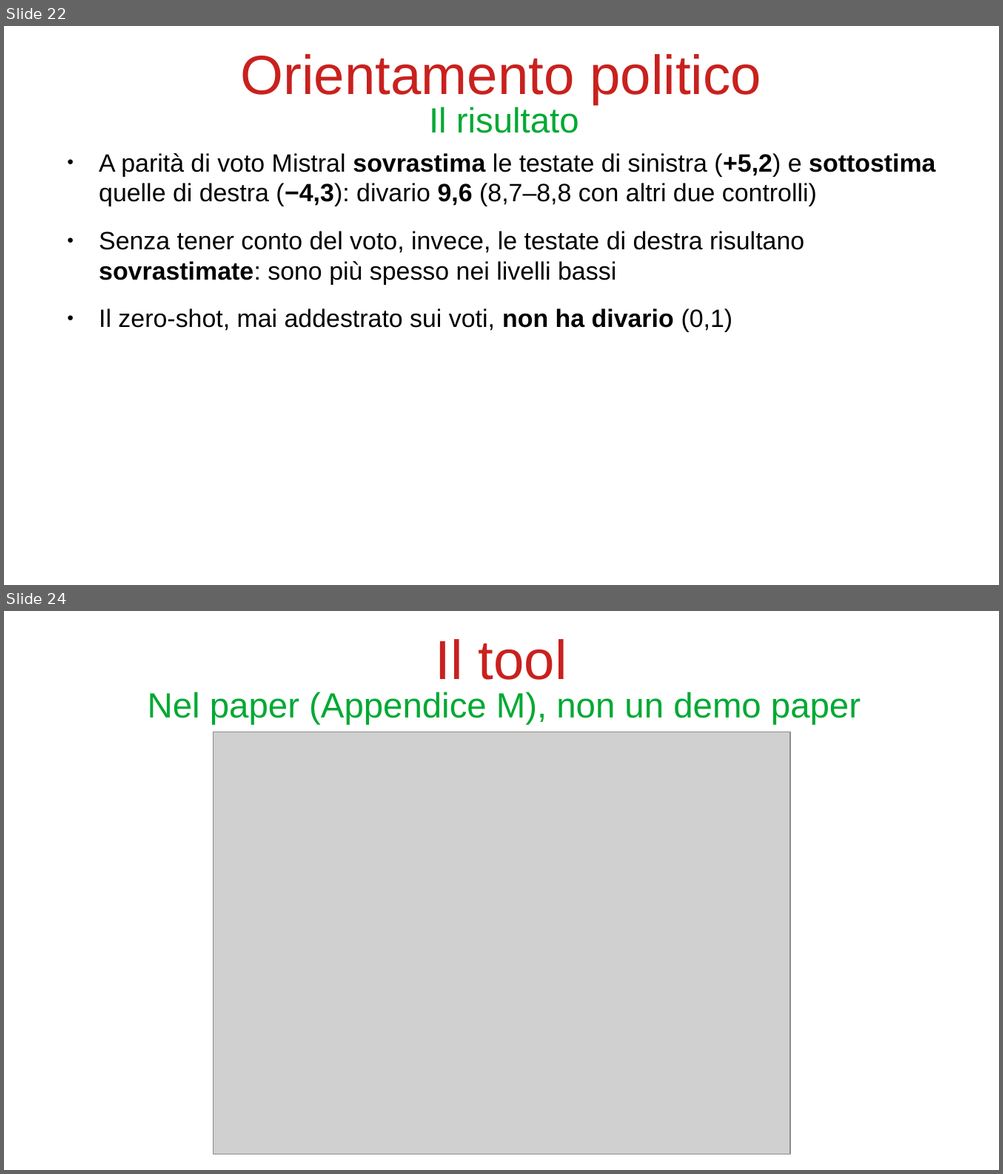
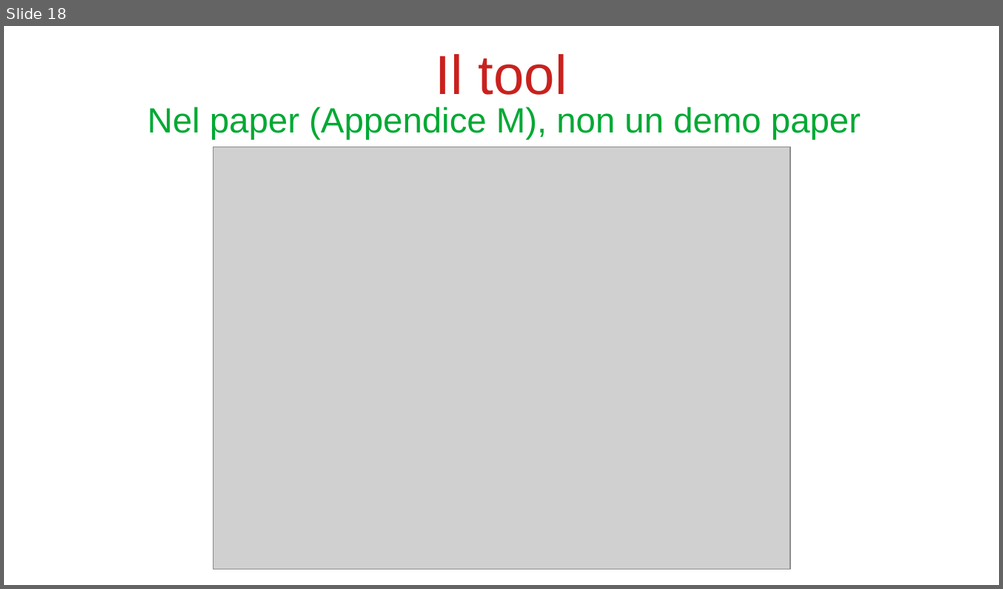
Before and after one commit to bianchi-john/PublisherClassification, a slide deck: Presentazioni/Paper rivista/PaperRivista.odp. Shown one above the other, each under a label of ours: slides 22 and 24 before the commit, slide 18 after it; the slides between them are not shown. The pictures are 1003x1174 and 1003x589 pixels, drawn with LibreOffice and Linux fonts; fonts in the diff are those of the drawing; grey boxes stand for pictures. Boxes give left, top, right and bottom in pixels: in the first picture for what was removed or moved away, otherwise in the second. Text is boxed around its words. In the diff, an @@ line names an element or a change of style, - is before the commit and + after.

```diff
--- a/Presentazioni/Paper rivista/PaperRivista.odp
+++ b/Presentazioni/Paper rivista/PaperRivista.odp
@@ slide 22 removed at bbox=[4, 26, 999, 585], background #FFFFFF @@
@@ title removed at bbox=[241, 54, 761, 104] @@
-Orientamento politico
@@ title removed at bbox=[429, 107, 579, 133] @@
-Il risultato
@@ text removed at bbox=[99, 153, 935, 332] @@
-● A parità di voto Mistral sovrastima le testate di sinistra (+5,2) e sottostima quelle di destra (−4,3): divario 9,6 (8,7–8,8 con altri due controlli)
-● Senza tener conto del voto, invece, le testate di destra risultano sovrastimate: sono più spesso nei livelli bassi
-● Il zero-shot, mai addestrato sui voti, non ha divario (0,1)
@@ what was slide 24 is now slide 18 @@
```
Also in this commit, not shown: 14 slides changed, 4 slides added, 5 other slides removed, 29 other files.
